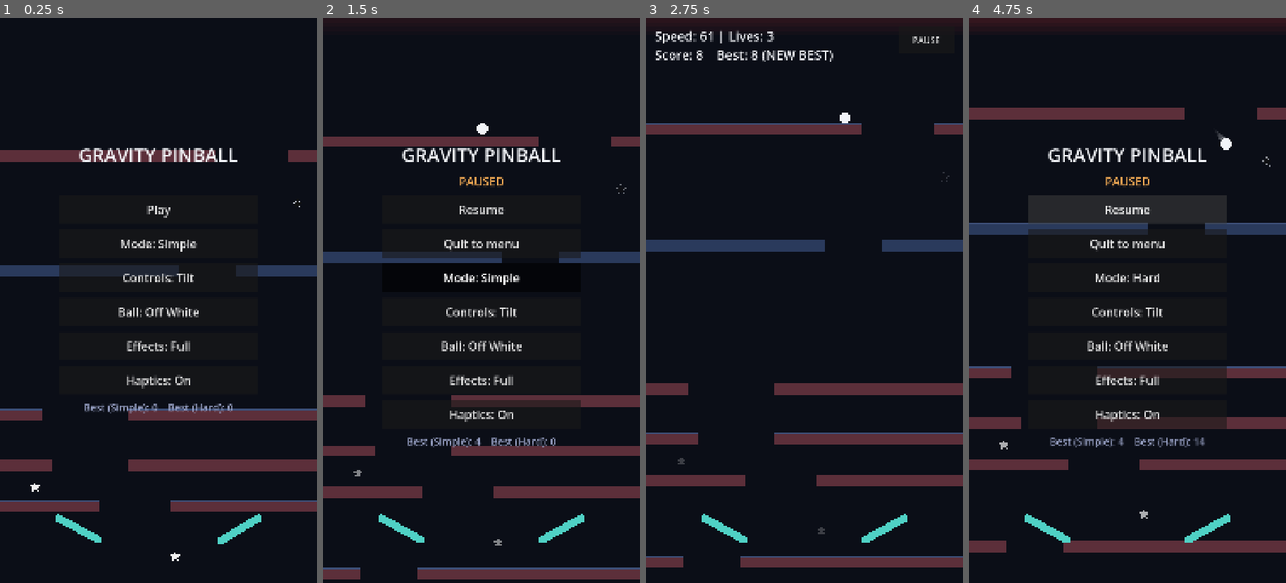
Above: before the commit, frames 1-4 (left to right).
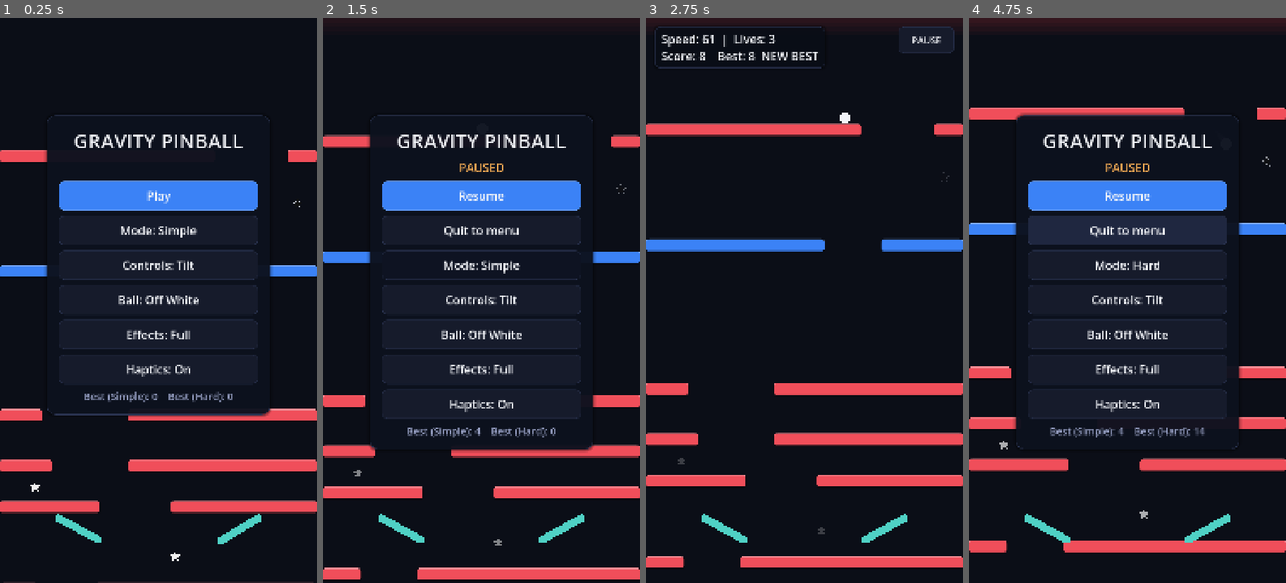
Above: after the commit, the same moments.

Repository: raeyyanhabib/GravityPinball
Game: Godot game, scene res://main.tscn
Two runs of this game, one before a commit and one after it. Both use one fixed random seed, a clock stepped at 60 frames per second and the inputs below.
Inputs (mouse positions are in pixels of both pictures, inside the frame that each line leads up to):
- Up to frame 1 (0.25 s): no input
- Up to frame 2 (1.5 s): click "Play" at 0.5 s; tap Enter at 1.25 s; move the mouse to (551, 272) at 1.27 s; hold D from 1.28 s (still down); tap P at 1.35 s; click (551, 272) at 1.42 s
- Up to frame 3 (2.75 s): release D at 2 s; click "Resume" at 2 s
- Up to frame 4 (4.75 s): drag from (1064, 328) to (1111, 413) at 2.77 s; move the mouse to (1159, 176) at 3.52 s; hold D 3.53-4.25 s; tap P at 3.6 s; click (1159, 176) at 3.67 s; drag from (1111, 413) to (1032, 215) at 4.27 s

The runs differ from the first frame. In frame 1, 16% of the frame differs, in the area x 0-100%, y 17-100%; in frame 2, 20%; in frame 3, 12%; in frame 4, 20%.

Commit message:
improved Graphics

Diff:
--- a/main.gd
+++ b/main.gd
@@ -11,19 +11,27 @@
 const BALL_START := Vector2(540, 400)
 const PARK_POS := Vector2(-500, -500)   # where the ball waits while the menu is open
 const DEFAULT_GRAVITY := 0.3
-const ZONE_COLORS := {0.15: "#2f5d62", 0.3: "#2a3a5c", 0.5: "#5c2f3a"}
 const HUD_MARGIN := 30.0
 const PAUSE_BTN_SIZE := Vector2(190, 90)
+const MENU_W := 760.0                   # width of the menu card
 
 # ---- Visual style ----
 const BG_COLOR := "#0b0e17"
-const BAR_COLOR := "#2a3a5c"
-const BAR_EDGE_COLOR := "#3d4f78"
+const ZONE_COLORS := {0.15: "#2fb3a6", 0.3: "#3b82f6", 0.5: "#f04e5a"}   # teal, blue, red
+const BAR_COLOR := "#3b82f6"
 const GLOW_COLOR := Color(0.9, 0.24, 0.24)
 const GLOW_HEIGHT := 60.0
 const GLOW_RANGE := 500.0
 const PIN_COLOR := "#f6ad55"
 const LIFE_LOST_COLOR := "#e53e3e"
+const TEXT := Color("#f2f4f8")
+const MUTED := Color("#9aa3c7")
+const ACCENT := Color("#3b82f6")
+const BTN_BG := Color("#161b2b")
+const BTN_HOVER := Color("#1f2740")
+const BTN_PRESSED := Color("#0e1322")
+const BTN_BORDER := Color("#2a3350")
+const BAR_RADIUS := 8
 
 # ---- Quality ----
 const LOW_FPS := 40.0           # below this for LOW_FPS_SECONDS, switch to low effects
@@ -106,10 +114,13 @@
 var life_cooldown := 0.0
 var hit_timer := 0.0
 var sfx_players := {}           # sound name -> AudioStreamPlayer
+var ui_theme: Theme
 var hud: Label
+var hud_panel: PanelContainer
 var hud_layer: CanvasLayer
 var pause_btn: Button
 var menu_layer: CanvasLayer
+var menu_card: PanelContainer
 var status_label: Label
 var best_label: Label
 var play_btn: Button
@@ -128,6 +139,7 @@
 	GameLog.info("Game started. Mode %s, controls %s, effects %s" % [
 		settings.mode, settings.controls, settings.effects])
 	_update_insets()
+	ui_theme = _build_theme()
 	_make_walls()
 
 	# Fill the screen, starting one chunk above the top
@@ -163,22 +175,90 @@
 		scale = 1.0
 	top_inset = float(safe.position.y) / scale
 
-# HUD text and the pause button, both placed below the notch
+# One shared theme so every button and label matches
+func _build_theme() -> Theme:
+	var t := Theme.new()
+	var font := SystemFont.new()
+	font.font_names = PackedStringArray(["Segoe UI", "Roboto", "Helvetica Neue", "Arial"])
+	font.font_weight = 600
+	t.default_font = font
+	t.default_font_size = 36
+
+	t.set_color("font_color", "Label", TEXT)
+	t.set_color("font_color", "Button", TEXT)
+	t.set_color("font_hover_color", "Button", TEXT)
+	t.set_color("font_pressed_color", "Button", TEXT)
+	t.set_font_size("font_size", "Button", 40)
+	t.set_stylebox("normal", "Button", _btn_style(BTN_BG, BTN_BORDER, 18))
+	t.set_stylebox("hover", "Button", _btn_style(BTN_HOVER, BTN_BORDER, 18))
+	t.set_stylebox("pressed", "Button", _btn_style(BTN_PRESSED, BTN_BORDER, 18))
+	t.set_stylebox("focus", "Button", StyleBoxEmpty.new())
+	return t
+
+# A rounded button background
+func _btn_style(bg: Color, border: Color, radius: int) -> StyleBoxFlat:
+	var s := StyleBoxFlat.new()
+	s.bg_color = bg
+	s.border_color = border
+	s.set_border_width_all(2)
+	s.set_corner_radius_all(radius)
+	s.content_margin_left = 24
+	s.content_margin_right = 24
+	s.content_margin_top = 14
+	s.content_margin_bottom = 14
+	return s
+
+# A rounded panel background with padding
+func _panel_style(bg: Color, border: Color, radius: int, pad_x: float, pad_y: float) -> StyleBoxFlat:
+	var s := StyleBoxFlat.new()
+	s.bg_color = bg
+	s.border_color = border
+	s.set_border_width_all(2)
+	s.set_corner_radius_all(radius)
+	s.content_margin_left = pad_x
+	s.content_margin_right = pad_x
+	s.content_margin_top = pad_y
+	s.content_margin_bottom = pad_y
+	s.shadow_color = Color(0, 0, 0, 0.45)
+	s.shadow_size = 10
+	return s
+
+# A bar block: rounded, with a lighter top edge and a soft shadow
+func _bar_style(color: Color) -> StyleBoxFlat:
+	var s := StyleBoxFlat.new()
+	s.bg_color = color
+	s.border_color = color.lightened(0.35)
+	s.border_width_top = 3
+	s.set_corner_radius_all(BAR_RADIUS)
+	s.shadow_color = Color(0, 0, 0, 0.35)
+	s.shadow_size = 4
+	s.shadow_offset = Vector2(0, 3)
+	return s
+
+# HUD stats panel, the pause button, and the pause-screen buttons
 func _build_hud() -> void:
 	hud_layer = CanvasLayer.new()
 	add_child(hud_layer)
 
+	hud_panel = PanelContainer.new()
+	hud_panel.theme = ui_theme
+	hud_panel.add_theme_stylebox_override("panel",
+		_panel_style(Color(0.04, 0.06, 0.1, 0.72), BTN_BORDER, 18, 22, 14))
+	hud_panel.position = Vector2(HUD_MARGIN, HUD_MARGIN + top_inset)
+	hud_panel.visible = false
+	hud_layer.add_child(hud_panel)
+
 	hud = Label.new()
-	hud.position = Vector2(HUD_MARGIN, HUD_MARGIN + top_inset)
-	hud.add_theme_font_size_override("font_size", 44)
-	hud.add_theme_color_override("font_color", Color("#f2f4f8"))
-	hud_layer.add_child(hud)
+	hud.add_theme_font_size_override("font_size", 40)
+	hud.add_theme_color_override("font_color", TEXT)
+	hud_panel.add_child(hud)
 
 	pause_btn = Button.new()
+	pause_btn.theme = ui_theme
 	pause_btn.text = "PAUSE"
 	pause_btn.size = PAUSE_BTN_SIZE
 	pause_btn.position = Vector2(W - PAUSE_BTN_SIZE.x - HUD_MARGIN, HUD_MARGIN + top_inset)
-	pause_btn.add_theme_font_size_override("font_size", 30)
+	pause_btn.add_theme_font_size_override("font_size", 32)
 	pause_btn.pressed.connect(_pause_game)
 	pause_btn.visible = false
 	hud_layer.add_child(pause_btn)
@@ -601,21 +681,26 @@
 	best_label.text = "Best (Simple): %d    Best (Hard): %d" % [
 		int(settings.best.simple), int(settings.best.hard)]
 
-# Build the menu UI once, then show or hide it
+# Build the menu once: a centred card with title, buttons, and bests
 func _build_menu() -> void:
 	menu_layer = CanvasLayer.new()
 	add_child(menu_layer)
 
+	menu_card = PanelContainer.new()
+	menu_card.theme = ui_theme
+	menu_card.add_theme_stylebox_override("panel",
+		_panel_style(Color(0.05, 0.07, 0.12, 0.94), BTN_BORDER, 28, 40, 40))
+	menu_card.position = Vector2((W - MENU_W) / 2.0, 330 + top_inset)
+	menu_layer.add_child(menu_card)
+
 	var box := VBoxContainer.new()
-	box.position = Vector2(200, 420 + top_inset)
-	box.custom_minimum_size = Vector2(680, 0)
-	box.add_theme_constant_override("separation", 20)
-	menu_layer.add_child(box)
+	box.custom_minimum_size = Vector2(MENU_W - 80, 0)
+	box.add_theme_constant_override("separation", 18)
+	menu_card.add_child(box)
 
 	var title := Label.new()
 	title.text = "GRAVITY PINBALL"
-	title.add_theme_font_size_override("font_size", 64)
-	title.add_theme_color_override("font_color", Color("#f2f4f8"))
+	title.add_theme_font_size_override("font_size", 68)
 	title.horizontal_alignment = HORIZONTAL_ALIGNMENT_CENTER
 	box.add_child(title)
 
@@ -626,6 +711,8 @@
 	box.add_child(status_label)
 
 	play_btn = _make_button(box, "Play", _on_play)
+	play_btn.add_theme_stylebox_override("normal", _btn_style(ACCENT, ACCENT.lightened(0.25), 18))
+	play_btn.add_theme_stylebox_override("hover", _btn_style(ACCENT.lightened(0.1), ACCENT.lightened(0.35), 18))
 	quit_btn = _make_button(box, "Quit to menu", _on_quit)
 	quit_btn.visible = false
 	mode_btn = _make_button(box, "", _on_mode)
@@ -636,15 +723,14 @@
 
 	best_label = Label.new()
 	best_label.add_theme_font_size_override("font_size", 34)
-	best_label.add_theme_color_override("font_color", Color("#9aa3c7"))
+	best_label.add_theme_color_override("font_color", MUTED)
 	best_label.horizontal_alignment = HORIZONTAL_ALIGNMENT_CENTER
 	box.add_child(best_label)
 
 func _make_button(parent: Control, text: String, callback: Callable) -> Button:
 	var b := Button.new()
 	b.text = text
-	b.custom_minimum_size = Vector2(680, 96)
-	b.add_theme_font_size_override("font_size", 40)
+	b.custom_minimum_size = Vector2(MENU_W - 80, 100)
 	b.pressed.connect(func(): _play("click"))
 	b.pressed.connect(callback)
 	parent.add_child(b)
@@ -770,15 +856,18 @@
 	chunk.add_child(s)
 
 func _update_hud() -> void:
+	if hud_panel == null:
+		return
 	if state != "play":
-		hud.text = ""
-		return
+		hud_panel.visible = false
+		return
+	hud_panel.visible = true
 	var best := int(settings.best[settings.mode])
 	var shown := int(score)
-	var text := "Speed: %d | Lives: %d\nScore: %d    Best: %d" % [
+	var text := "Speed: %d  |  Lives: %d\nScore: %d    Best: %d" % [
 		int(current_scroll_speed), lives, shown, best]
 	if shown > run_start_best:
-		text += " (NEW BEST)"
+		text += "  NEW BEST"
 	if ball.attached:
 		var window := PinballLogic.escape_window(ball.position.y, current_scroll_speed)
 		text += "\nESCAPE: %.1fs" % window
@@ -808,7 +897,7 @@
 	floor_body.position = Vector2(W / 2.0, H + 10.0)
 	add_child(floor_body)
 
-# One chunk: a random gravity zone, tinted, with up to three bar rows.
+# One chunk: a random gravity zone, colored by zone, with up to three bar rows.
 # Stars are placed afterwards at random spots, off the path too.
 func _spawn_chunk(y: float) -> void:
 	var chunk := AnimatableBody2D.new()
@@ -820,6 +909,7 @@
 	var grav_choices := [0.3, 0.3, 0.15, 0.5]
 	var g: float = grav_choices[randi() % grav_choices.size()]
 	chunk.set_meta("gravity_scale", g)
+	var bar_color := Color(ZONE_COLORS.get(g, BAR_COLOR))
 
 	chunk_bars.clear()
 	var band_h := CHUNK_H / 3.0
@@ -828,10 +918,9 @@
 			var row_y := band * band_h + randf_range(20.0, band_h - 20.0 - BAR_H)
 			var gap_w := randf_range(GAP_MIN, GAP_MAX)
 			var gap_x := randf_range(20.0, W - gap_w - 20.0)
-			_add_bar(chunk, row_y, gap_x, gap_w)
+			_add_bar(chunk, row_y, gap_x, gap_w, bar_color)
 
 	_place_stars(chunk)
-	_tint_chunk(chunk, g)
 	add_child(chunk)
 	chunks.append(chunk)
 
@@ -853,20 +942,13 @@
 			return false
 	return true
 
-# Color the bars by gravity zone. Edge highlights keep their own color.
-func _tint_chunk(chunk: Node2D, g: float) -> void:
-	var color: String = ZONE_COLORS.get(g, BAR_COLOR)
-	for child in chunk.get_children():
-		if child is ColorRect and not child.has_meta("edge"):
-			child.color = Color(color)
-
-func _add_bar(chunk: Node2D, y: float, gap_x: float, gap_w: float) -> void:
-	_add_rect(chunk, 0.0, y, gap_x, BAR_H)
-	_add_rect(chunk, gap_x + gap_w, y, W - gap_x - gap_w, BAR_H)
-
-# One rectangle: a collision shape, a fill, and a lighter 2px top edge.
+func _add_bar(chunk: Node2D, y: float, gap_x: float, gap_w: float, color: Color) -> void:
+	_add_rect(chunk, 0.0, y, gap_x, BAR_H, color)
+	_add_rect(chunk, gap_x + gap_w, y, W - gap_x - gap_w, BAR_H, color)
+
+# One bar block: a collision shape plus a rounded, shaded panel.
 # The rectangle is also recorded so stars can avoid it.
-func _add_rect(parent: Node2D, x: float, y: float, w: float, h: float) -> void:
+func _add_rect(parent: Node2D, x: float, y: float, w: float, h: float, color: Color) -> void:
 	if w <= 0.0:
 		return
 	chunk_bars.append(Rect2(x, y, w, h))
@@ -877,15 +959,9 @@
 	col.position = Vector2(x + w / 2.0, y + h / 2.0)
 	parent.add_child(col)
 
-	var visual := ColorRect.new()
-	visual.position = Vector2(x, y)
-	visual.size = Vector2(w, h)
-	visual.color = Color(BAR_COLOR)
-	parent.add_child(visual)
-
-	var edge := ColorRect.new()
-	edge.position = Vector2(x, y)
-	edge.size = Vector2(w, 2.0)
-	edge.color = Color(BAR_EDGE_COLOR)
-	edge.set_meta("edge", true)
-	parent.add_child(edge)
+	var panel := Panel.new()
+	panel.position = Vector2(x, y)
+	panel.size = Vector2(w, h)
+	panel.mouse_filter = Control.MOUSE_FILTER_IGNORE
+	panel.add_theme_stylebox_override("panel", _bar_style(color))
+	parent.add_child(panel)
